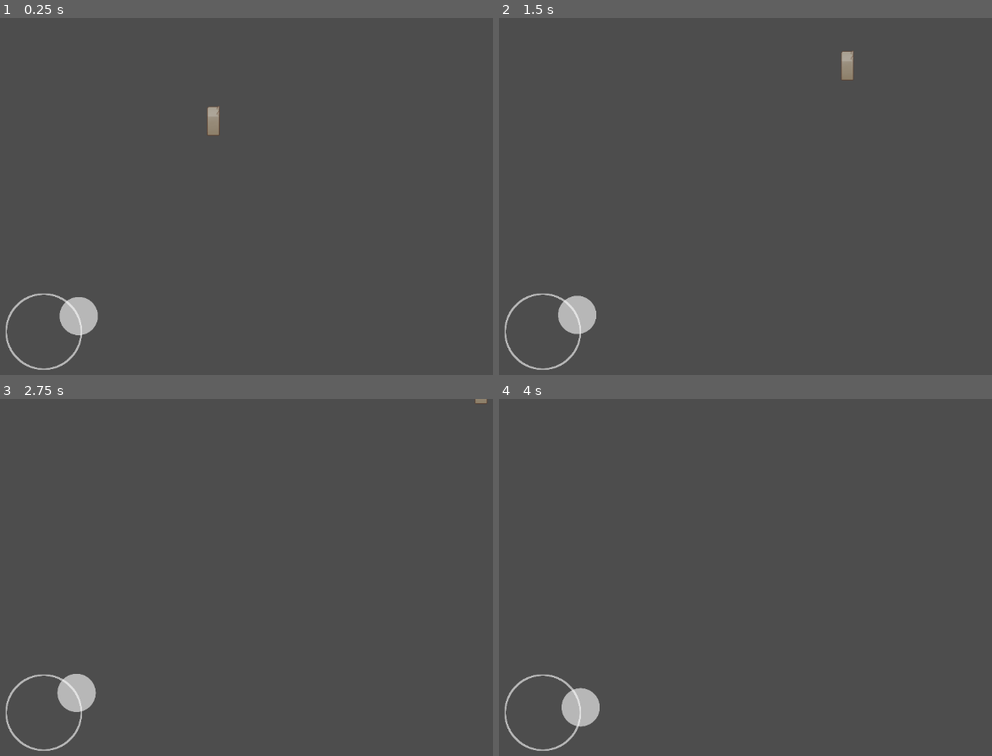
Above: before the commit, frames 1-4 (two rows, left to right).
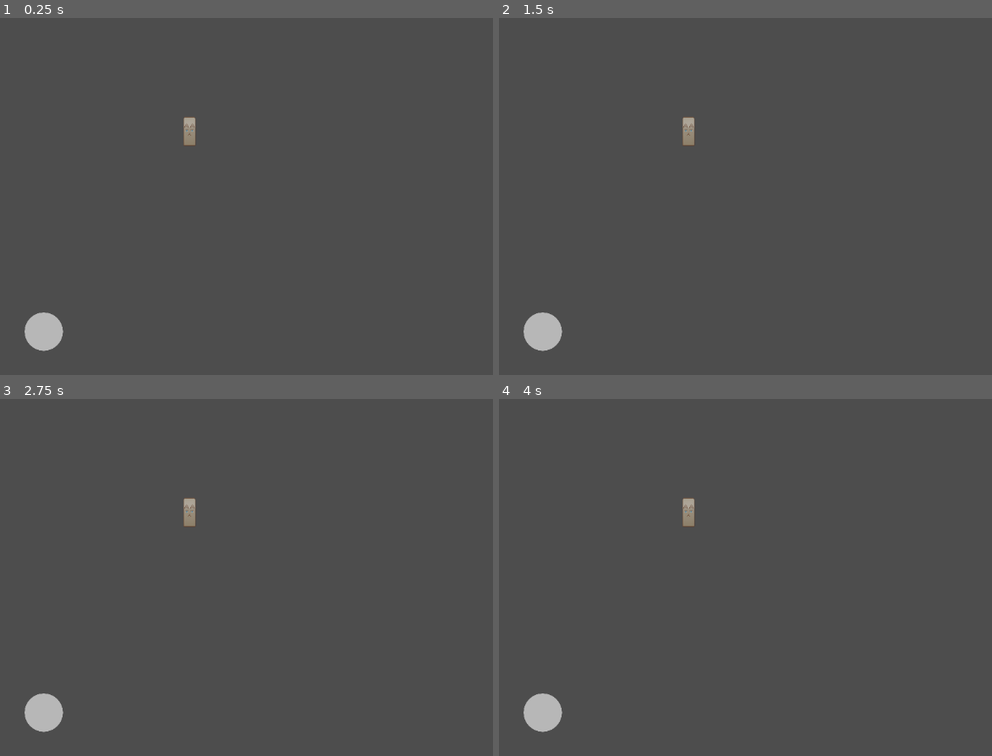
Above: after the commit, the same moments.

Repository: Amdersiteen/Despace
Game: Godot game, scene res://assets/main.tscn
Two runs of this game, one before a commit and one after it. Both use one fixed random seed, a clock stepped at 60 frames per second and the inputs below.
Inputs (mouse positions are in pixels of both pictures, inside the frame that each line leads up to):
- Up to frame 1 (0.25 s): no input
- Up to frame 2 (1.5 s): move the mouse to (967, 189) at 0.52 s; press the mouse at (967, 189) at 0.53 s; hold Right (ui_right) 0.53-1.25 s; release the mouse at (967, 189) at 1.25 s; drag from (686, 228) to (784, 282) at 1.27 s
- Up to frame 3 (2.75 s): move the mouse to (389, 506) at 2.02 s; press the mouse at (389, 506) at 2.03 s; hold Right (ui_right) from 2.03 s (still down)
- Up to frame 4 (4 s): release Right (ui_right) at 2.75 s; release the mouse at (888, 506) at 2.75 s; drag from (784, 663) to (617, 531) at 2.77 s; tap Enter at 3.5 s; move the mouse to (outside the picture) at 3.52 s; press the mouse at (outside the picture) at 3.53 s; hold Left (ui_left) from 3.53 s (still down)

The runs differ from the first frame. In frame 1, 2.0% of the frame differs, in the area x 1-45%, y 24-99%; in frame 2, 2.0%; in frame 3, 1.8%; in frame 4, 1.8%.

Commit message:
use TouchScreenButton

Diff:
--- a/assets/entity/joyStick/joystik.tscn
+++ b/assets/entity/joyStick/joystik.tscn
@@ -1,16 +1,22 @@
 [gd_scene load_steps=5 format=3 uid="uid://crxv6ktafv42x"]
 
-[ext_resource type="Texture2D" uid="uid://dgak6qjbtt4bc" path="res://assets/entity/joyStick/Cercle externe.png" id="1_cumxr"]
 [ext_resource type="Script" path="res://assets/entity/joyStick/joystik.gd" id="1_miwax"]
 [ext_resource type="Texture2D" uid="uid://cbrixneg4v6cw" path="res://assets/entity/joyStick/Cercle interne.png" id="2_x3pns"]
 [ext_resource type="Script" path="res://assets/entity/joyStick/knob.gd" id="3_1dmgy"]
 
+[sub_resource type="RectangleShape2D" id="RectangleShape2D_tsy1j"]
+
 [node name="JoyStik" type="Node2D"]
 script = ExtResource("1_miwax")
-
-[node name="external cercle" type="Sprite2D" parent="."]
-texture = ExtResource("1_cumxr")
 
 [node name="knob" type="Sprite2D" parent="."]
 texture = ExtResource("2_x3pns")
 script = ExtResource("3_1dmgy")
+
+[node name="TouchScreenButton" type="TouchScreenButton" parent="."]
+self_modulate = Color(1, 1, 1, 0)
+scale = Vector2(25.575, 25.575)
+shape = SubResource("RectangleShape2D_tsy1j")
+
+[connection signal="pressed" from="TouchScreenButton" to="knob" method="_on_touch_screen_button_pressed"]
+[connection signal="released" from="TouchScreenButton" to="knob" method="_on_touch_screen_button_released"]
--- a/assets/entity/joyStick/knob.gd
+++ b/assets/entity/joyStick/knob.gd
@@ -17,7 +17,7 @@
 # Called every frame. 'delta' is the elapsed time since the previous frame.
 func _process(delta):
 
-	if 1:
+	if pressing:
 		joystick_lenght = min(parent.scale.x * 512 / 2, (parent.global_position).distance_to(get_global_mouse_position()))
 		joystick_relative_strenght = joystick_lenght / (parent.scale.x * 512 / 2)
 		joystick_direction =(parent.global_position).direction_to(get_global_mouse_position())
@@ -27,5 +27,10 @@
 		joystick_relative_strenght = 0
 		joystick_direction =Vector2.ZERO
 
-func is_in_external_cercle():
-	pass
+
+func _on_touch_screen_button_pressed():
+	pressing = true
+
+
+func _on_touch_screen_button_released():
+	pressing = false
